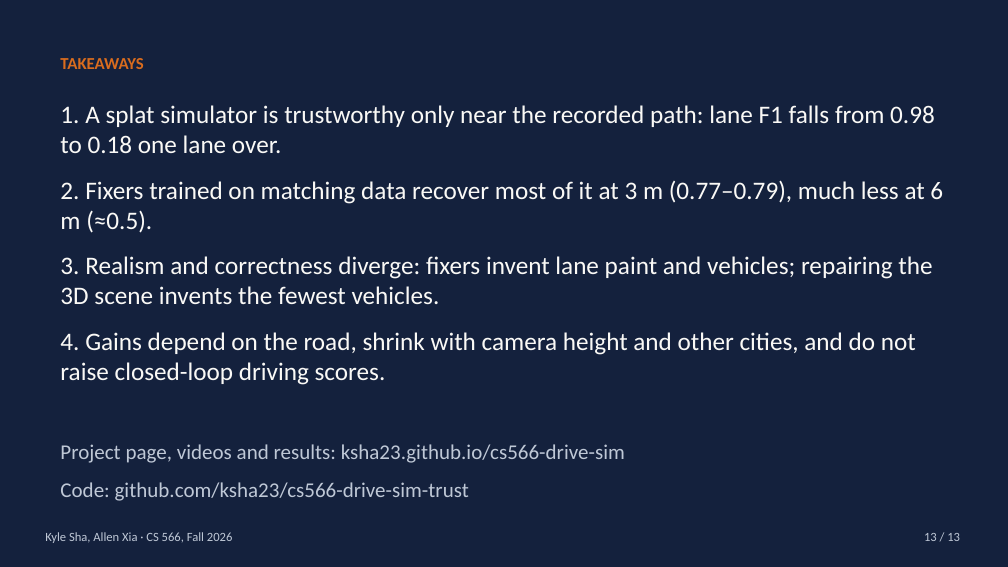
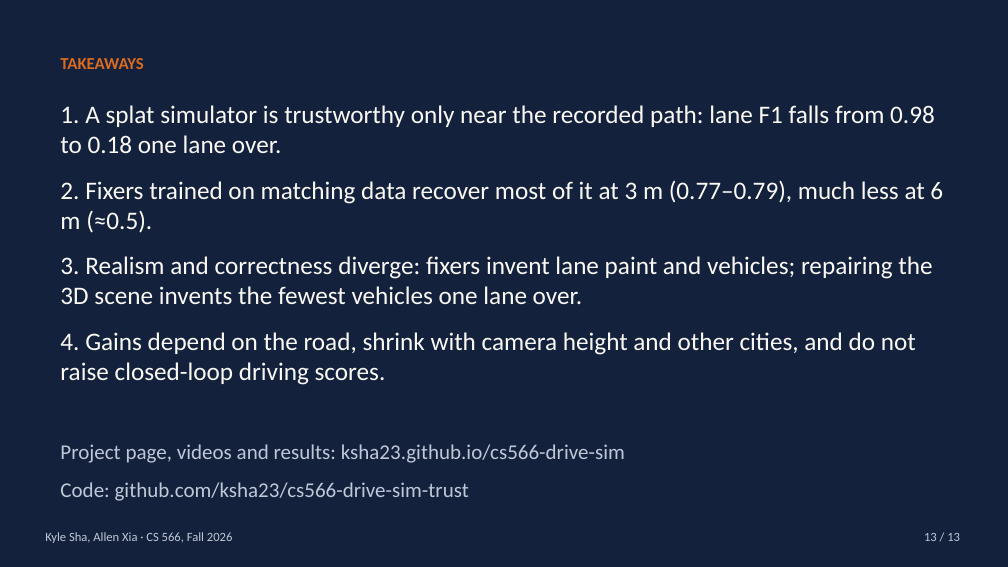
Before and after one commit to ksha23/cs566-drive-sim, a slide deck: slide 13 of docs/cs566_drive_sim_talk.pptx. Drawn at 1008x567 pixels with LibreOffice and Linux fonts; fonts in the diff are those of the drawing. Boxes give left, top, right and bottom in pixels: in the first picture for what was removed or moved away, otherwise in the second. Text is boxed around its words. In the diff, an @@ line names an element or a change of style, - is before the commit and + after.

```diff
--- a/docs/cs566_drive_sim_talk.pptx
+++ b/docs/cs566_drive_sim_talk.pptx
@@ text at bbox=[60, 256, 932, 304]: text changed @@
-3. Realism and correctness diverge: fixers invent lane paint and vehicles; repairing the 3D scene invents the fewest vehicles.
+3. Realism and correctness diverge: fixers invent lane paint and vehicles; repairing the 3D scene invents the fewest vehicles one lane over.
```
Also in this commit, not shown: 6 other slides changed, 8 other files.
